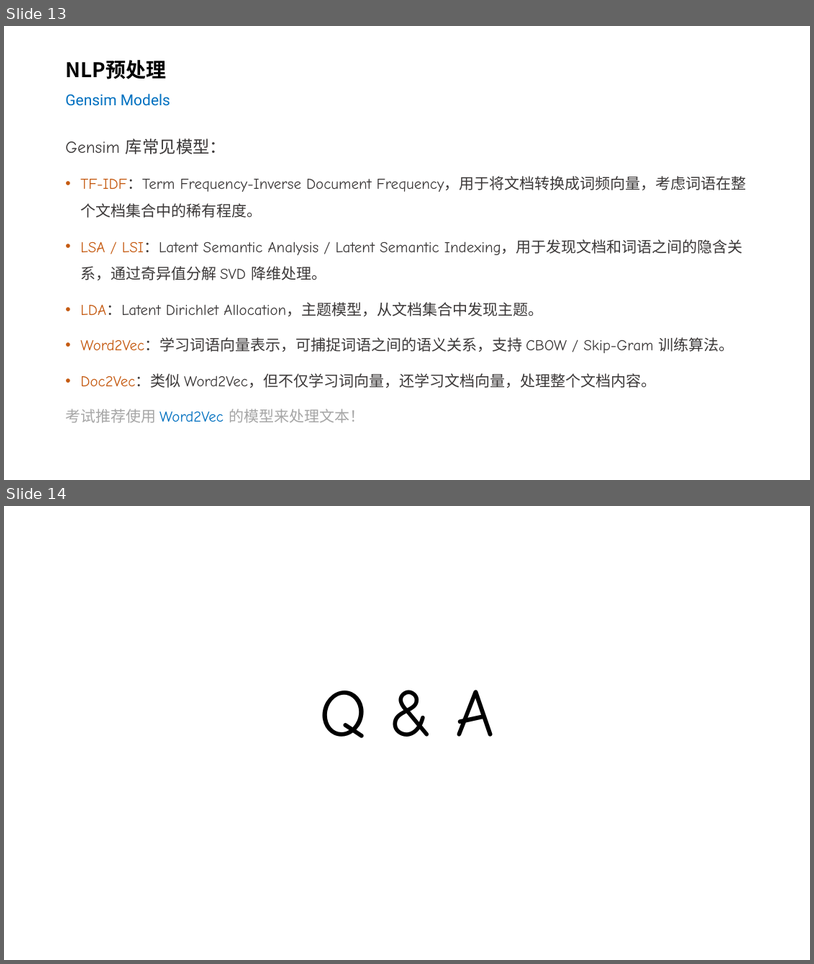
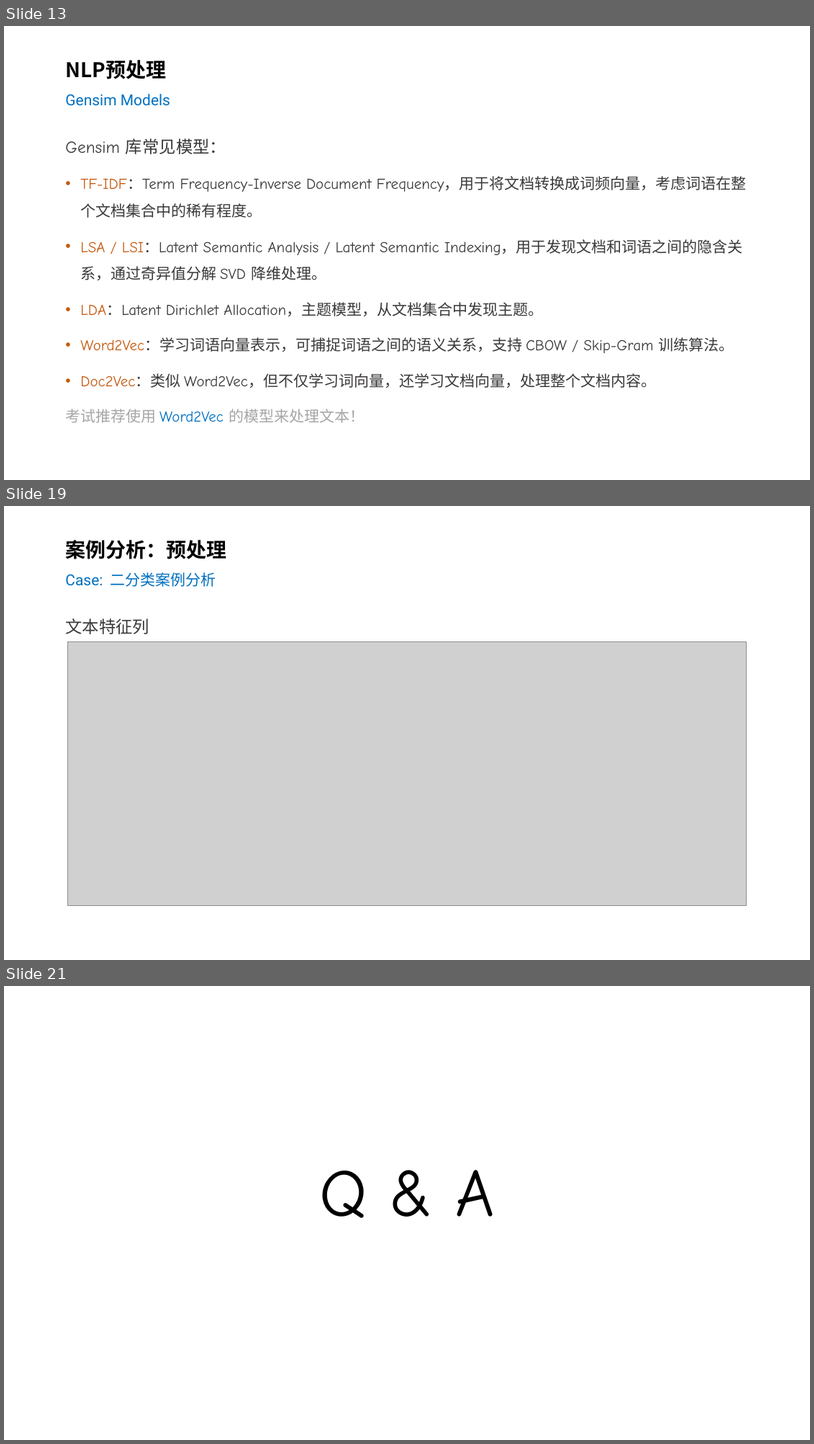
Before and after one commit to silentbalanceyh/cda-exam, a slide deck: ppt/04.二分类-文本输入.pptx. Shown one above the other, each under a label of ours: slides 13 and 14 before the commit, slides 13, 19 and 21 after it; the slides between them are not shown. The pictures are 814x964 and 814x1444 pixels, drawn with LibreOffice and Linux fonts; fonts in the diff are those of the drawing; grey boxes stand for pictures; background and template pictures are left out. Boxes give left, top, right and bottom in pixels: in the first picture for what was removed or moved away, otherwise in the second. Text is boxed around its words. In the diff, an @@ line names an element or a change of style, - is before the commit and + after.

Commit message:
文本输入

```diff
--- a/ppt/04.二分类-文本输入.pptx
+++ b/ppt/04.二分类-文本输入.pptx
@@ slide 19 added at (4,506,810,960), background #FFFFFF @@
@@ title added at (65,540,226,587), 18 pt, text #0070C0 @@
+案例分析：预处理
+Case: 二分类案例分析
@@ text added at (65,618,149,634), 20 pt, text #3B3838 @@
+文本特征列
@@ picture added at (68,642,747,906) @@
@@ what was slide 14 is now slide 21 @@
```
Also in this commit, not shown: 6 other slides added.
